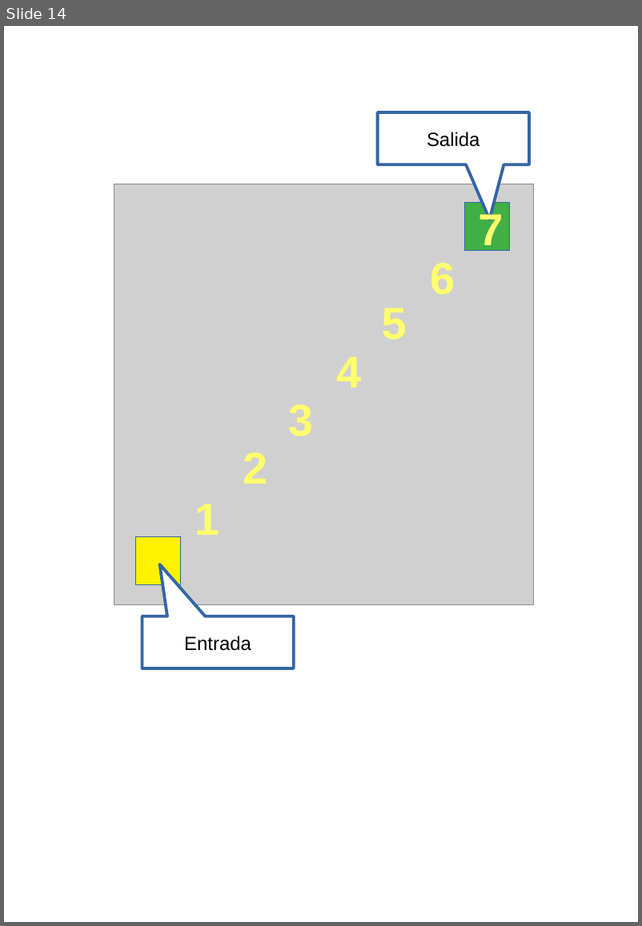
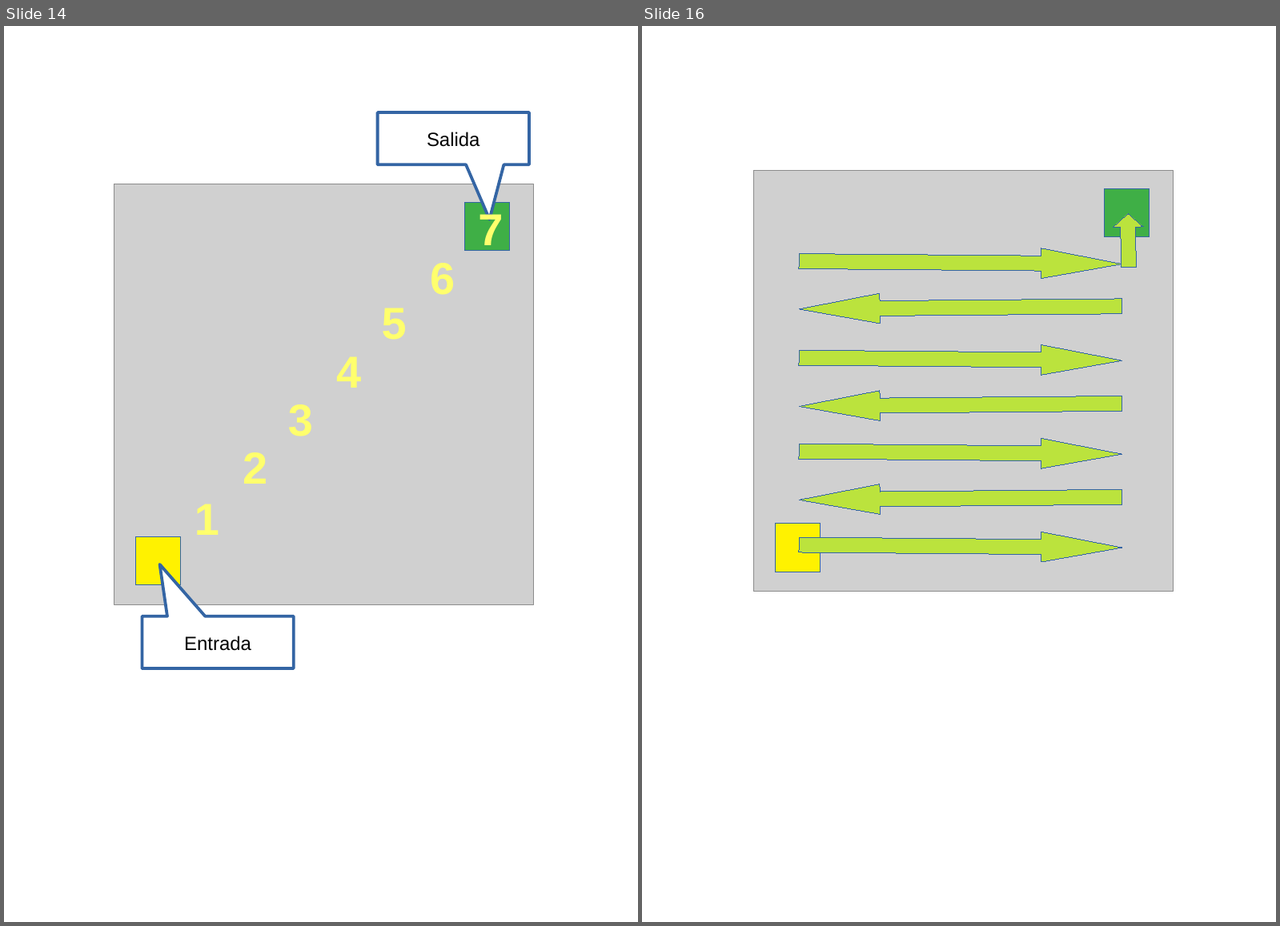
Before and after one commit to fabhrius/La-Cosa, a slide deck: capitulos/5 - Eficiencia y numero de calculos/Eficiencia y numero de calculos.odp. Shown side by side, each under a label of ours: slide 14 before the commit, slides 14 and 16 after it; the slides between them are not shown. The pictures are 642x926 and 1280x926 pixels, drawn with LibreOffice and Linux fonts; fonts in the diff are those of the drawing; grey boxes stand for pictures. Boxes give left, top, right and bottom in pixels: in the first picture for what was removed or moved away, otherwise in the second. Text is boxed around its words. In the diff, an @@ line names an element or a change of style, - is before the commit and + after.

```diff
--- a/capitulos/5 - Eficiencia y numero de calculos/Eficiencia y numero de calculos.odp
+++ b/capitulos/5 - Eficiencia y numero de calculos/Eficiencia y numero de calculos.odp
@@ slide 16 added at (x1=642, y1=26, x2=1276, y2=922), background #FFFFFF @@
@@ picture added at (x1=753, y1=171, x2=1173, y2=592) @@
@@ rectangle added at (x1=1104, y1=188, x2=1149, y2=236), fill #3FAF46, outline #3465A4 0 pt @@
@@ up arrow added at (x1=1112, y1=213, x2=1143, y2=268), fill #BBE33D, outline #3465A4 0 pt @@
@@ up arrow added at (x1=799, y1=246, x2=1122, y2=279), fill #BBE33D, outline #3465A4 0 pt @@
@@ up arrow added at (x1=799, y1=292, x2=1122, y2=324), fill #BBE33D, outline #3465A4 0 pt @@
@@ up arrow added at (x1=799, y1=343, x2=1122, y2=376), fill #BBE33D, outline #3465A4 0 pt @@
@@ up arrow added at (x1=799, y1=388, x2=1122, y2=421), fill #BBE33D, outline #3465A4 0 pt @@
@@ up arrow added at (x1=799, y1=436, x2=1122, y2=468), fill #BBE33D, outline #3465A4 0 pt @@
@@ up arrow added at (x1=799, y1=482, x2=1122, y2=515), fill #BBE33D, outline #3465A4 0 pt @@
@@ rectangle added at (x1=775, y1=524, x2=820, y2=572), fill #FFF200, outline #3465A4 0 pt @@
@@ up arrow added at (x1=799, y1=529, x2=1122, y2=562), fill #BBE33D, outline #3465A4 0 pt @@
```
Also in this commit, not shown: 1 slide changed, 1 other slide added, 2 slides removed, 2 other files.
